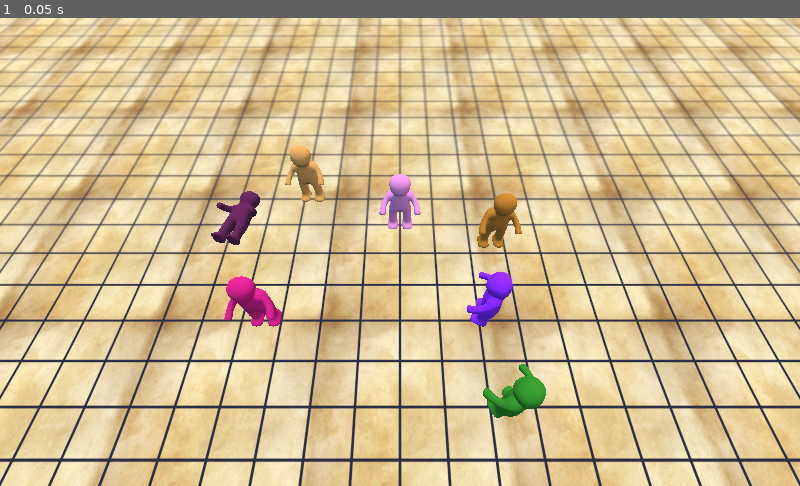
Above: before the commit, frame 1.
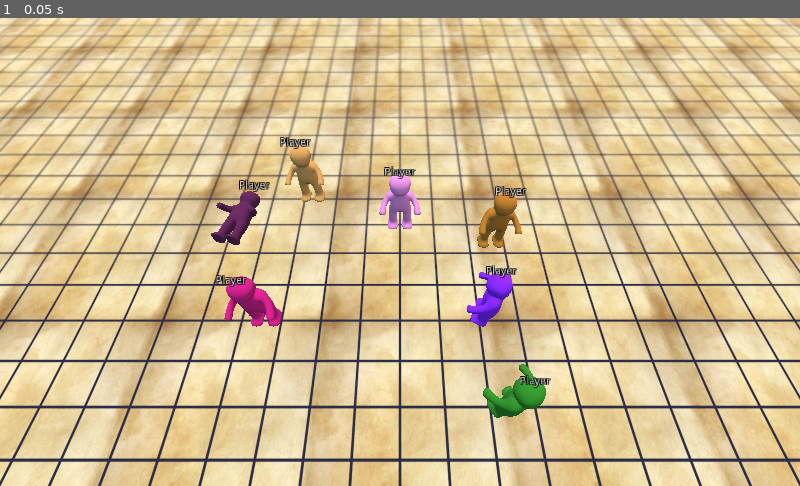
Above: after the commit, the same moment.

Repository: retsyn/DungeonBits
Game: Godot game, scene res://Table.tscn
Two runs of this game, one before a commit and one after it. Both use one fixed random seed, a clock stepped at 60 frames per second and the inputs below.
Inputs:
- Up to frame 1 (0.05 s): no input

The runs differ from the first frame. In frame 1, 0.5% of the frame differs, in the area x 27-69%, y 25-80%.

Commit message:
name tags on pieces

Diff:
--- a/peeple.gd
+++ b/peeple.gd
@@ -12,9 +12,18 @@
 
 
 # Called every frame. 'delta' is the elapsed time since the previous frame.
-#func _process(delta):
-#	pass
+func _process(delta):
+	move_nametag()
 
+
+func move_nametag():
+	var tag_pos = $LabelTrans.get_global_transform().origin
+	#var tag_pos = self.translation
+	var cam = get_viewport().get_camera()
+	var screen_pos = cam.unproject_position(tag_pos)
+	screen_pos.x -= ($LabelTrans/Label.rect_size.x / 2)
+	screen_pos.y -= 10
+	$LabelTrans/Label.rect_position = screen_pos
 
 func _on_Peeple_mouse_entered():
 	print ("You pickin!")
--- a/peeple.tscn
+++ b/peeple.tscn
@@ -24,4 +24,22 @@
 [node name="CollisionShape" type="CollisionShape" parent="."]
 transform = Transform( 0.0303853, 0, 0, 0, 0.0680274, 0, 0, 0, 0.0303853, 0, 0.0684799, 0 )
 shape = SubResource( 2 )
+
+[node name="LabelTrans" type="Spatial" parent="."]
+transform = Transform( 1, 0, 0, 0, 1, 0, 0, 0, 1, 0, 0.15244, 0 )
+
+[node name="Label" type="Label" parent="LabelTrans"]
+margin_right = 40.0
+margin_bottom = 14.0
+custom_colors/font_color = Color( 1, 1, 1, 1 )
+custom_colors/font_color_shadow = Color( 0, 0, 0, 1 )
+custom_constants/shadow_offset_x = 1
+custom_constants/line_spacing = 2
+custom_constants/shadow_as_outline = 2
+text = "Player"
+align = 1
+valign = 1
+__meta__ = {
+"_edit_use_anchors_": false
+}
 [connection signal="input_event" from="." to="." method="_on_Peeple_input_event"]
Not shown: 4 places in Table.tscn that only renumber resources
